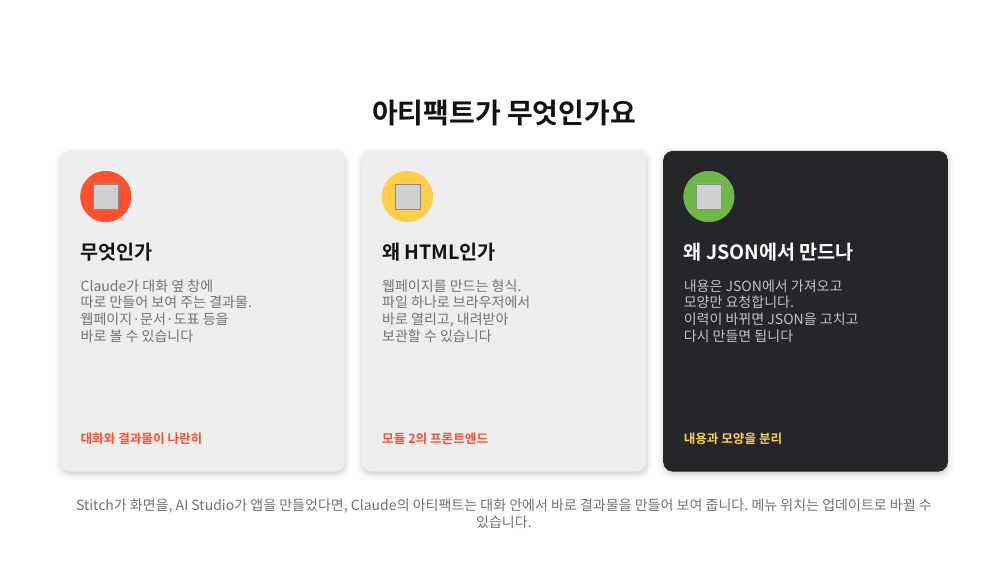
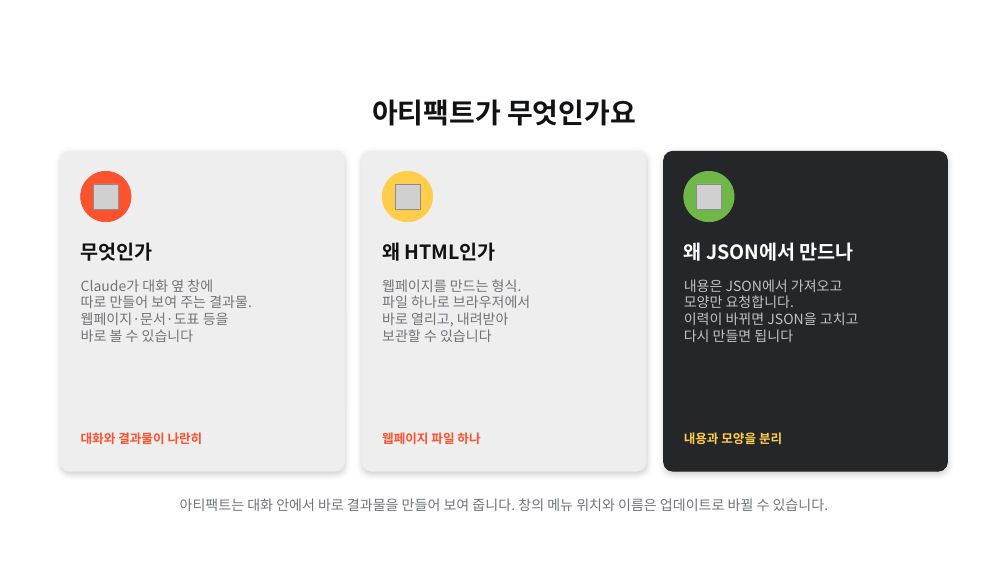
Before and after one commit to pa3757/KPX_knewdeal, a slide deck: slide 15 of instructor/특별실습_Claude_이력JSON.pptx. Drawn at 1008x567 pixels with LibreOffice and Linux fonts; fonts in the diff are those of the drawing; grey boxes stand for pictures; background and template pictures are left out. Boxes give left, top, right and bottom in pixels: in the first picture for what was removed or moved away, otherwise in the second. Text is boxed around its words. In the diff, an @@ line names an element or a change of style, - is before the commit and + after.

```diff
--- a/instructor/특별실습_Claude_이력JSON.pptx
+++ b/instructor/특별실습_Claude_이력JSON.pptx
@@ text at (382,432,480,444): text changed @@
-모듈 2의 프론트엔드
+웹페이지 파일 하나
@@ text at (180,498,829,511): text changed @@
-Stitch가 화면을, AI Studio가 앱을 만들었다면, Claude의 아티팩트는 대화 안에서 바로 결과물을 만들어 보여 줍니다. 메뉴 위치는 업데이트로 바뀔 수 있습니다.
+아티팩트는 대화 안에서 바로 결과물을 만들어 보여 줍니다. 창의 메뉴 위치와 이름은 업데이트로 바뀔 수 있습니다.
```
Also in this commit, not shown: 1 other slide changed, 4 other files.
